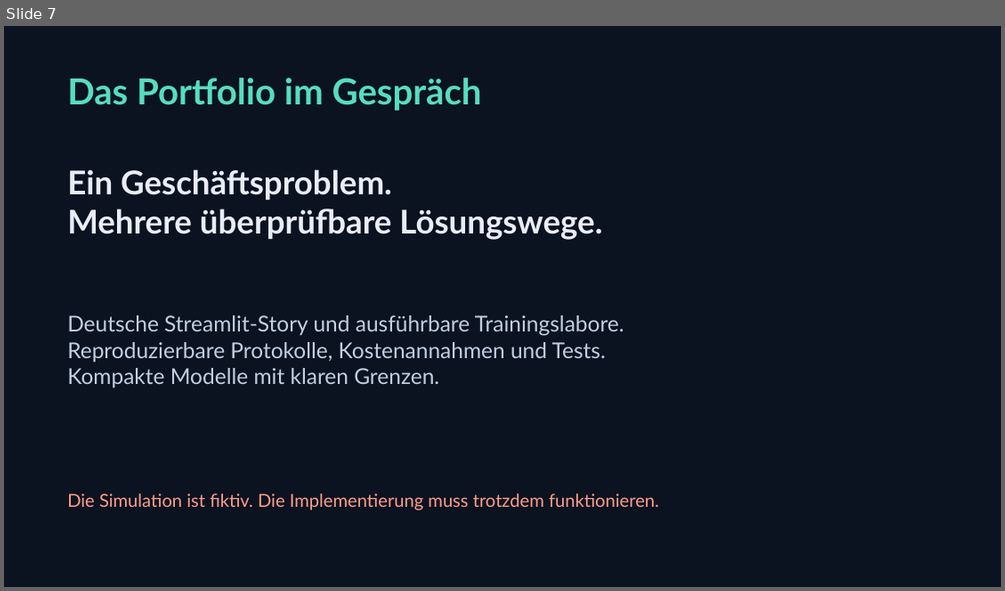
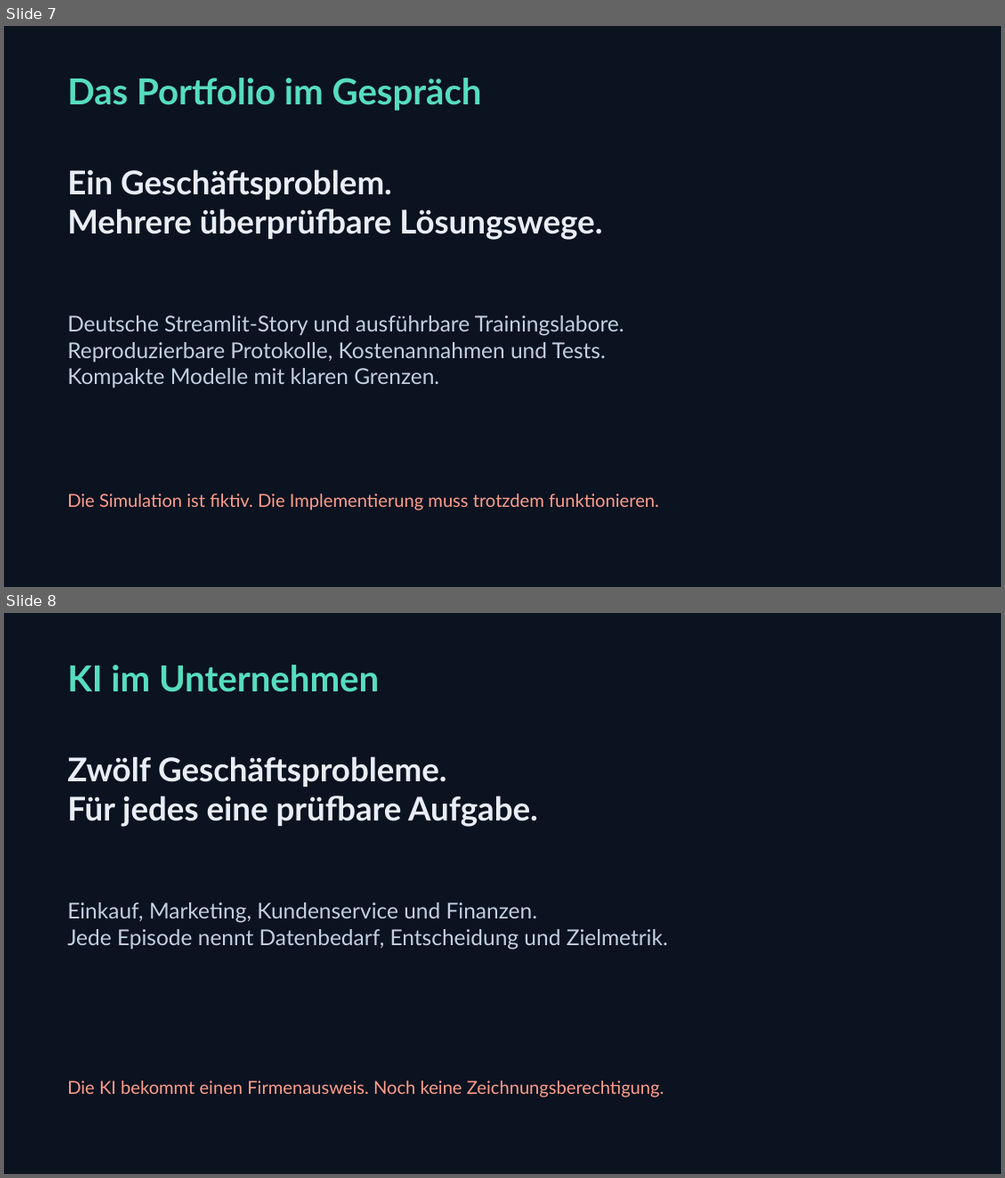
Before and after one commit to botsandbolts/Flight, a slide deck: assets/FLIGHT_Praesentation.pptx. Shown one above the other, each under a label of ours: slide 7 before the commit, slides 7 and 8 after it. The pictures are 1005x591 and 1005x1178 pixels, drawn with LibreOffice and Linux fonts; fonts in the diff are those of the drawing. Boxes give left, top, right and bottom in pixels: in the first picture for what was removed or moved away, otherwise in the second. Text is boxed around its words. In the diff, an @@ line names an element or a change of style, - is before the commit and + after.

```diff
--- a/assets/FLIGHT_Praesentation.pptx
+++ b/assets/FLIGHT_Praesentation.pptx
@@ slide 8 added at box(4, 613, 1001, 1174), background #0B1220 @@
@@ text added at box(67, 665, 379, 692), 34.5 pt, text #56DDC0, bold @@
+KI im Unternehmen
@@ text added at box(67, 756, 538, 827), 31.5 pt, text #E8EDF6, bold @@
+Zwölf Geschäftsprobleme.
+Für jedes eine prüfbare Aufgabe.
@@ text added at box(67, 902, 668, 949), 21 pt, text #C1D0E1 @@
+Einkauf, Marketing, Kundenservice und Finanzen.
+Jede Episode nennt Datenbedarf, Entscheidung und Zielmetrik.
@@ text added at box(67, 1080, 664, 1097), 17.2 pt, text #FF9D8A @@
+Die KI bekommt einen Firmenausweis. Noch keine Zeichnungsberechtigung.
```
Also in this commit, not shown: 7 other slides added, 21 other files.
